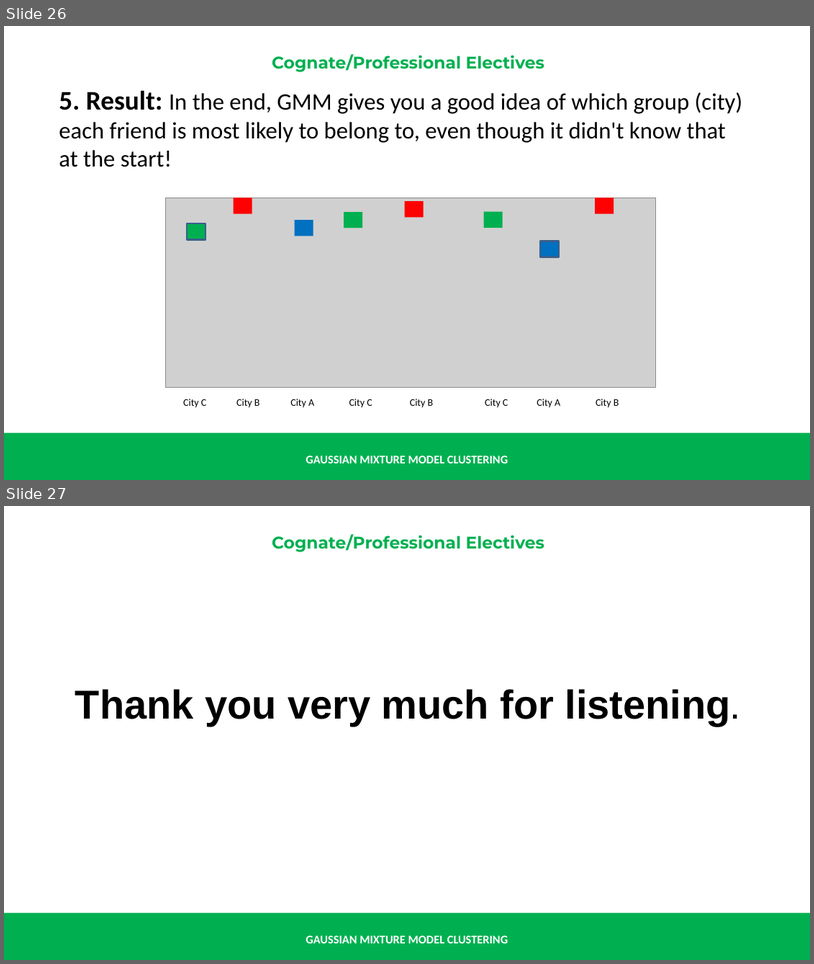
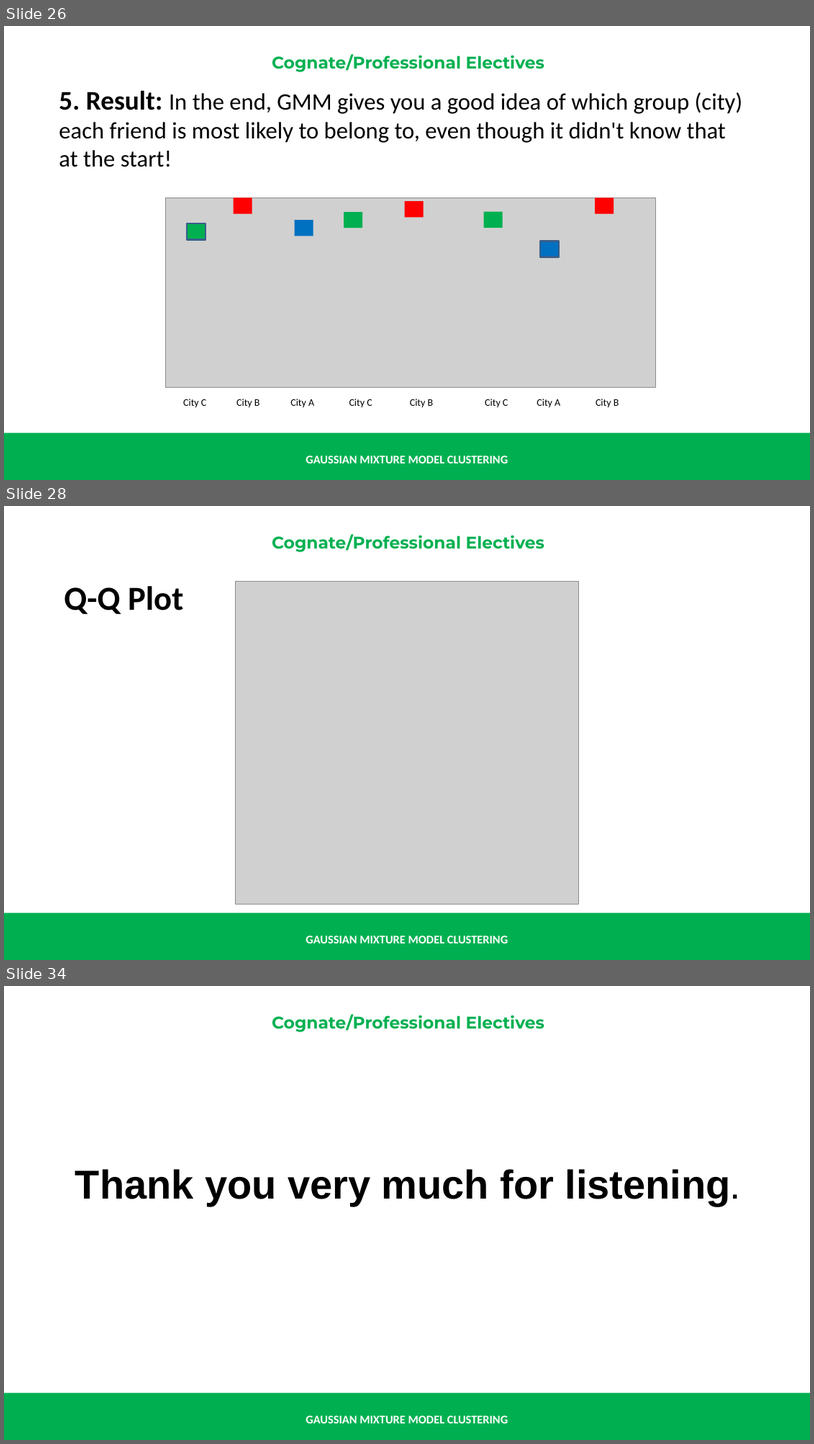
Before and after one commit to renatomaaliw3/public_files, a slide deck: CPE Electives (1 - 3)/01. Lectures Notebook/00. Presentations & Text Books/01. Electives 1 to 3/28. GMM Clustering.pptx. Shown one above the other, each under a label of ours: slides 26 and 27 before the commit, slides 26, 28 and 34 after it; the slides between them are not shown. The pictures are 814x964 and 814x1444 pixels, drawn with LibreOffice and Linux fonts; fonts in the diff are those of the drawing; grey boxes stand for pictures. Boxes give left, top, right and bottom in pixels: in the first picture for what was removed or moved away, otherwise in the second. Text is boxed around its words. In the diff, an @@ line names an element or a change of style, - is before the commit and + after.

```diff
--- a/CPE Electives (1 - 3)/01. Lectures Notebook/00. Presentations & Text Books/01. Electives 1 to 3/28. GMM Clustering.pptx
+++ b/CPE Electives (1 - 3)/01. Lectures Notebook/00. Presentations & Text Books/01. Electives 1 to 3/28. GMM Clustering.pptx
@@ slide 28 added at (x1=4, y1=506, x2=810, y2=960), background #FFFFFF; not listed: 3 template elements that a slide beside it also shows @@
@@ text added at (x1=64, y1=586, x2=183, y2=614), 40 pt, text #000000, bold @@
+Q-Q Plot
@@ picture added at (x1=236, y1=581, x2=579, y2=903) @@
@@ what was slide 27 is now slide 34 @@
```
Also in this commit, not shown: 6 other slides added, 1 other file.
